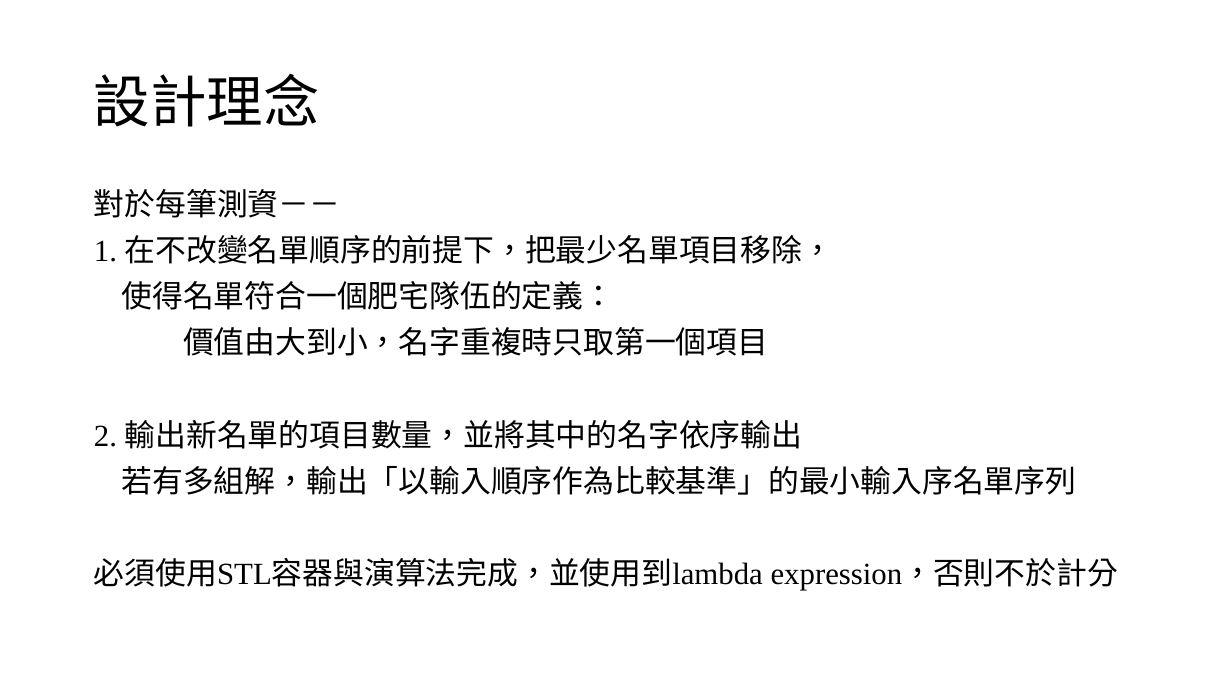
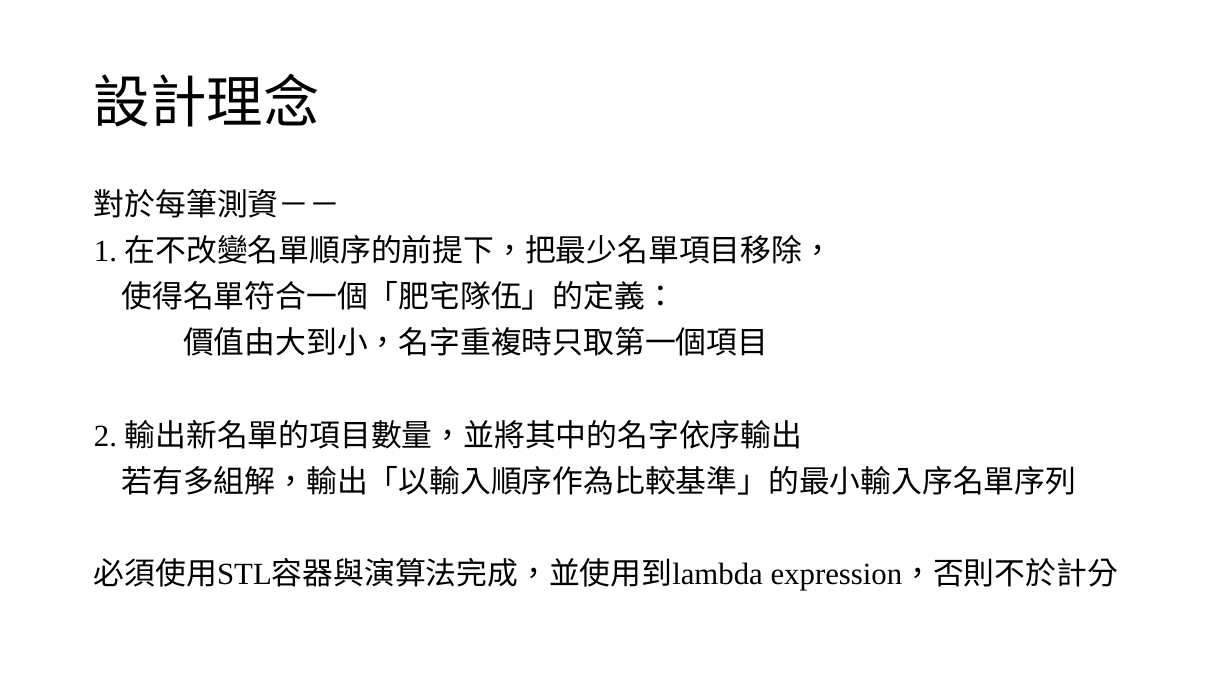
Before and after one commit to louisfghbvc/GenericProgrammingSTL, a slide deck: slide 5 of HW4 應用程式設計/說明.pptx (slide 4 before the commit). Drawn at 1232x693 pixels with LibreOffice and Linux fonts; fonts in the diff are those of the drawing. Boxes give left, top, right and bottom in pixels: in the first picture for what was removed or moved away, otherwise in the second. Text is boxed around its words. In the diff, an @@ line names an element or a change of style, - is before the commit and + after.

```diff
--- a/HW4 應用程式設計/說明.pptx
+++ b/HW4 應用程式設計/說明.pptx
@@ text at (121,281,675,310): text changed @@
-使得名單符合一個肥宅隊伍的定義：
+使得名單符合一個「肥宅隊伍」的定義：
```
Also in this commit, not shown: 2 other slides changed, 6 slides added, 1 slide removed, 3 other files.
